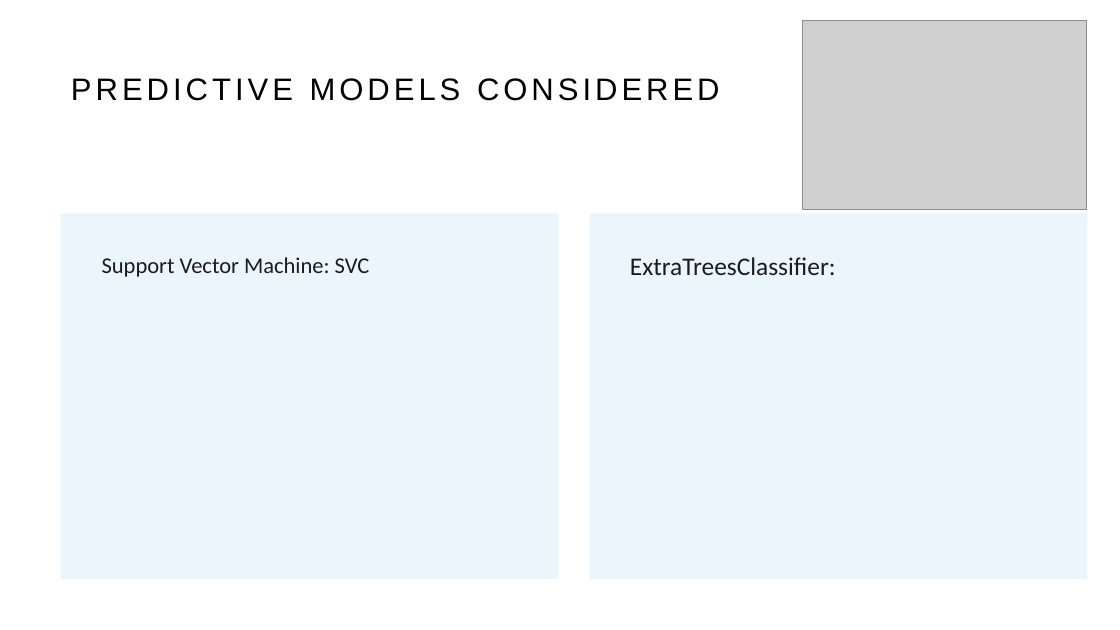
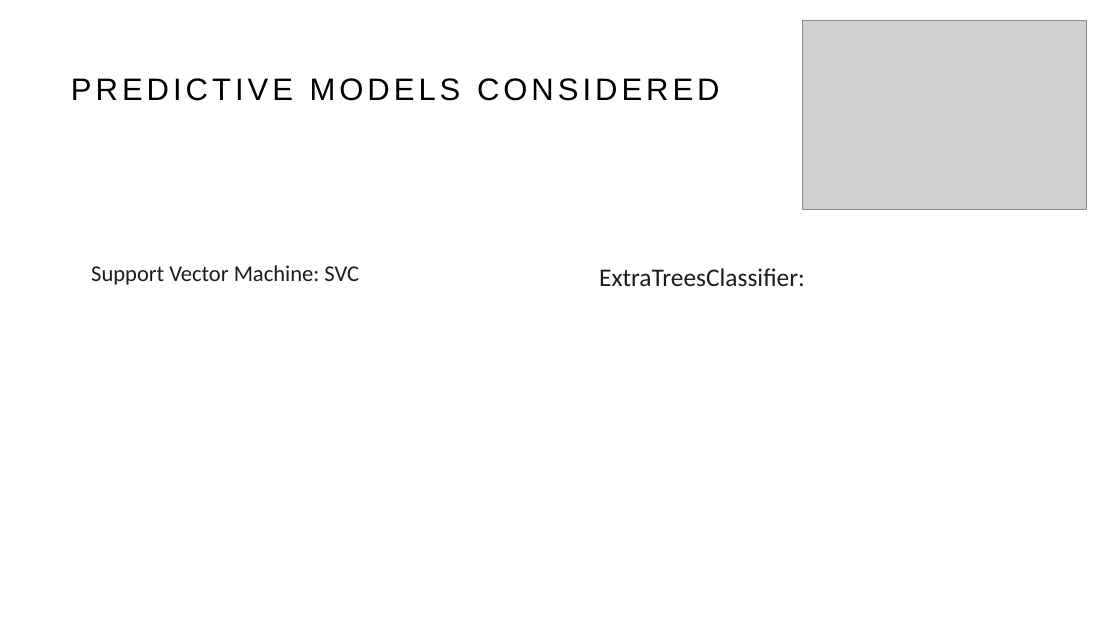
Before and after one commit to ifonseca69/project_2, a slide deck: slide 9 of Simmons/slide deck2.odp. Drawn at 1120x630 pixels with LibreOffice and Linux fonts; fonts in the diff are those of the drawing; grey boxes stand for pictures. Boxes give left, top, right and bottom in pixels: in the first picture for what was removed or moved away, otherwise in the second. Text is boxed around its words. In the diff, an @@ line names an element or a change of style, - is before the commit and + after.

```diff
--- a/Simmons/slide deck2.odp
+++ b/Simmons/slide deck2.odp
@@ text "Support Vector Machine: SVC" at (91,265,359,285): line spacing 0.9 to 1; less space between paragraphs; fill #EAF6FB to none @@
@@ text "Support Vector Machine: SVC": place and size @@
-text "Support Vector Machine: SVC" at (61,213,559,579)
+text "Support Vector Machine: SVC" at (91,265,359,285)
@@ text "ExtraTreesClassifier:": place and size @@
-text "ExtraTreesClassifier:" at (589,213,1087,579)
+text "ExtraTreesClassifier:" at (599,268,805,286)
@@ text "ExtraTreesClassifier:" at (599,268,805,286): line spacing 0.9 to 1; less space between paragraphs; fill #EAF6FB to none @@
```
Also in this commit, not shown: 7 other slides changed, 2 other files.
